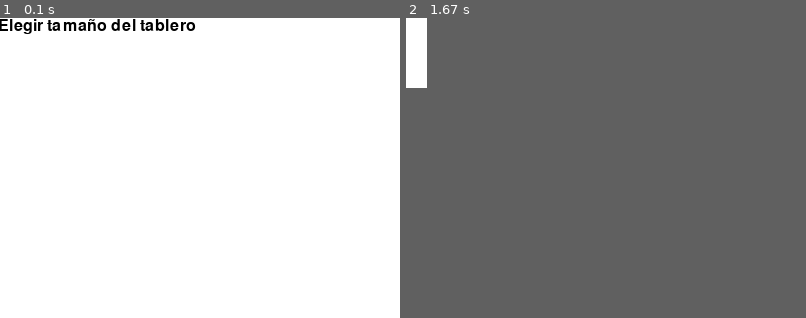
Above: before the commit, frames 1-2 (left to right).
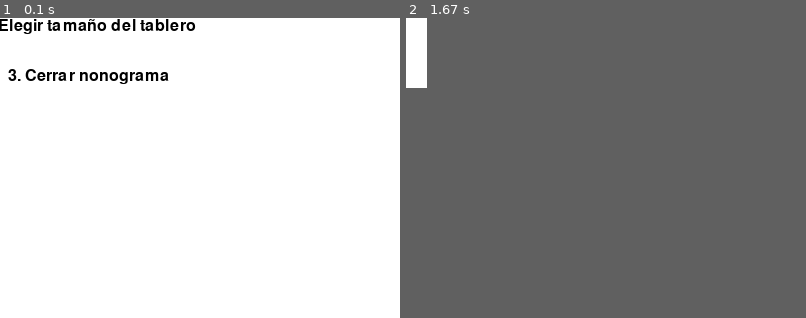
Above: after the commit, the same moments.

Repository: Rodri0819/Proyecto-Nonograma-Pygame
Game: pygame game, started from main.py
Two runs of this game, one before a commit and one after it. Both use one fixed random seed, a clock stepped at 60 frames per second and the inputs below.
Inputs (mouse positions are % of the whole screen's width and height, from its top left):
- Up to frame 1 (0.1 s): no input
- Up to frame 2 (1.67 s): tap 1 at 0.33 s; click (11, 31) at 0.72 s; click (22, 33) at 1.05 s; right-click (11, 19) at 1.38 s
The pictures show only the part of the screen within x 39-89%, y 50-100%; the shares and areas given below are measured in that part.

The runs differ from the first frame. In frame 1, 0.8% of the frame differs, in the area x 2-43%, y 17-22%; in frame 2, nothing differs.

Commit message:
Al finalizar un tablero, espera 2 segundos y vuelve al menu, correciones en el uso de check_win

Diff:
--- a/grid.py
+++ b/grid.py
@@ -61,9 +61,9 @@
                 else:
                     self.grid[row][col] = 0
 
-    def check_win(self, solution):
-        return utils.check_win(self.grid, solution, self.rows, self.cols)
-
     def display_win_message(self, width, height):
         win_message = WIN_FONT.render("¡Ganaste!", True, GREEN)
         self.screen.blit(win_message, (width // 2 - win_message.get_width() // 2, height // 2))
+
+    def get_grid(self):
+        return self.grid
--- a/menu.py
+++ b/menu.py
@@ -1,6 +1,5 @@
 import sys
 from constants import *
-
 
 def show_menu(screen, width, height):
     while True:
@@ -8,9 +7,11 @@
         title_surface = MENU_FONT.render("Seleccione una opción:", True, BLACK)
         option1_surface = FONT.render("1. Tablero aleatorio de tamaño aleatorio", True, BLACK)
         option2_surface = FONT.render("2. Elegir tamaño del tablero", True, BLACK)
-        screen.blit(title_surface, (width // 2 - title_surface.get_width() // 2, height // 2 - 100))
-        screen.blit(option1_surface, (width // 2 - option1_surface.get_width() // 2, height // 2 - 50))
-        screen.blit(option2_surface, (width // 2 - option2_surface.get_width() // 2, height // 2))
+        option3_surface = FONT.render("3. Cerrar nonograma", True, BLACK)
+        screen.blit(title_surface, (width - title_surface.get_width() // 2, height - 100))
+        screen.blit(option1_surface, (width - option1_surface.get_width() // 2, height - 50))
+        screen.blit(option2_surface, (width - option2_surface.get_width() // 2, height))
+        screen.blit(option3_surface, (width - option3_surface.get_width() // 2, height + 50))
         pygame.display.flip()
 
         for event in pygame.event.get():
@@ -22,6 +23,9 @@
                     return "random"
                 elif event.key == pygame.K_2:
                     return "choose_size"
+                elif event.key == pygame.K_3:
+                    pygame.quit()
+                    sys.exit()
 
 def get_board_size(screen, width, height):
     input_active = True
--- a/nonogram_game.py
+++ b/nonogram_game.py
@@ -3,7 +3,7 @@
 import utils
 import menu
 from constants import *
-from grid import Grid
+from grid import *
 
 class NonogramGame:
     def __init__(self):
@@ -15,8 +15,6 @@
         self.SQUARE_SIZE = SQUARE_SIZE
         self.TOP_MARGIN = TOP_MARGIN_BASE + 7 * self.ROWS
         self.LEFT_MARGIN = LEFT_MARGIN_BASE + 7 * self.COLS
-
-        # Establecer tamaño inicial de la ventana para el menú
         self.WIDTH = 800
         self.HEIGHT = 600
 
@@ -40,41 +38,49 @@
         self.screen = pygame.display.set_mode((self.WIDTH, self.HEIGHT))
 
     def main_loop(self):
-        # Mostrar menú inicial
-        option = menu.show_menu(self.screen, self.WIDTH, self.HEIGHT)
+        while True:  # Bucle externo para reiniciar el juego
+            # Restablecer el tamaño de la pantalla al tamaño del menú
+            self.WIDTH = 800
+            self.HEIGHT = 600
+            self.screen = pygame.display.set_mode((self.WIDTH, self.HEIGHT))
 
-        if option == "random":
-            # Generar tablero aleatorio de tamaño aleatorio
-            rows = random.randint(5, 10)
-            cols = random.randint(5, 10)
-        elif option == "choose_size":
-            # Permitir al usuario ingresar el tamaño del tablero
-            rows, cols = menu.get_board_size(self.screen, self.WIDTH, self.HEIGHT)
-        else:
-            # Opción inválida, salir del juego
-            pygame.quit()
-            sys.exit()
+            # Mostrar menú inicial
+            option = menu.show_menu(self.screen, self.WIDTH // 2, self.HEIGHT // 2)
 
-        # Ajustar tamaño de la pantalla según el tamaño del tablero
-        self.adjust_screen_size(rows, cols)
+            if option == "random":
+                # Generar tablero aleatorio de tamaño aleatorio
+                rows = random.randint(5, 10)
+                cols = random.randint(5, 10)
+            elif option == "choose_size":
+                # Permitir al usuario ingresar el tamaño del tablero
+                rows, cols = menu.get_board_size(self.screen, self.WIDTH, self.HEIGHT)
+            else:
+                # Opción inválida, salir del juego
+                pygame.quit()
+                sys.exit()
 
-        # Generar solución y pistas
-        solution = self.generate_solution(rows, cols)
-        row_clues, col_clues = utils.generate_clues(solution, rows, cols)
+            # Ajustar tamaño de la pantalla según el tamaño del tablero
+            self.adjust_screen_size(rows, cols)
 
-        # Crear la cuadrícula del juego
-        grid = Grid(rows, cols, self.SQUARE_SIZE, self.TOP_MARGIN, self.LEFT_MARGIN, self.screen)
+            # Generar solución y pistas
+            solution = self.generate_solution(rows, cols)
+            row_clues, col_clues = utils.generate_clues(solution, rows, cols)
 
-        while True:
-            for event in pygame.event.get():
-                if event.type == pygame.QUIT:
-                    pygame.quit()
-                    sys.exit()
-                if event.type == pygame.MOUSEBUTTONDOWN and not grid.win:
-                    grid.handle_click(pygame.mouse.get_pos(), event.button)
-            if not grid.win and grid.check_win(solution):
-                grid.win = True
-            grid.draw(row_clues, col_clues)
-            if grid.win:
-                grid.display_win_message(self.WIDTH, self.HEIGHT)
-            pygame.display.flip()
+            # Crear la cuadrícula del juego
+            grid = Grid(rows, cols, self.SQUARE_SIZE, self.TOP_MARGIN, self.LEFT_MARGIN, self.screen)
+
+            running = True
+            while running:
+                for event in pygame.event.get():
+                    if event.type == pygame.QUIT:
+                        pygame.quit()
+                        sys.exit()
+                    if event.type == pygame.MOUSEBUTTONDOWN and not grid.win:
+                        grid.handle_click(pygame.mouse.get_pos(), event.button)
+                grid.draw(row_clues, col_clues)
+                if not grid.win and utils.check_win(grid.get_grid(), solution, rows, cols):
+                    grid.display_win_message(self.WIDTH, self.HEIGHT)
+                    pygame.display.flip()
+                    pygame.time.delay(2000)  # Esperar 2 segundos
+                    running = False
+                pygame.display.flip()
--- a/utils.py
+++ b/utils.py
@@ -32,8 +32,6 @@
 
     return row_clues, col_clues
 
-
-
 def check_win(grid, solution, rows, cols):
     for row in range(rows):
         for col in range(cols):
